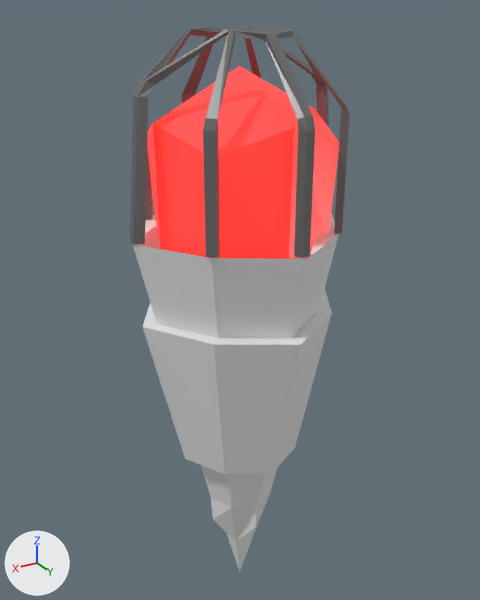
What one commit did to the Blender file Assets/Prefabs/Rooms/Torche.blend.
Before and after are seen from a camera (50 mm lens) standing at (3.44, 5.74, 4.75) and looking at (-0.11, -0.18, 1.79). The lights are fixed; the arrows at lower left show +X, +Y and +Z.
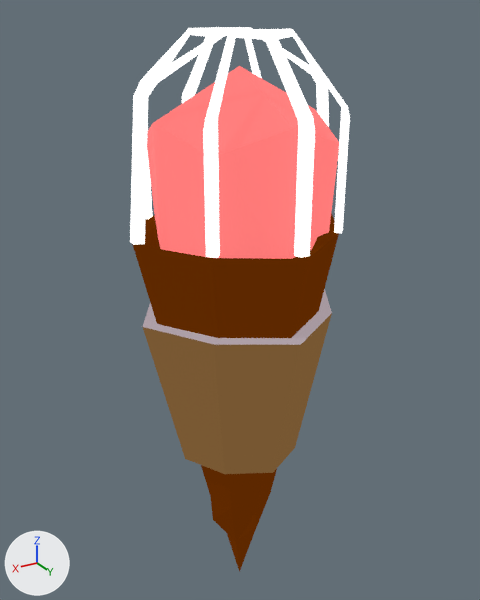
What differs and where, as boxes [x1, y1, x2, y2] in the pictures (480 x 600 px):
'Cube', surface changed
    both: [147, 66, 339, 259]
'Cube.002', recoloured (grey to brown)
    both: [143, 289, 332, 474]
'Cube.001', recoloured, surface changed (grey to brown)
    both: [132, 213, 339, 572]
'Cube.003', recoloured (grey to white)
    both: [130, 27, 350, 258]

What changed in the scene script:
```text
Add img_illuminage_png_001:
    img_illuminage_png_001 = load_image('Illuminage.png.001', 'Illuminage.png', 100, 100, 'sRGB')
Change mat_ember:
    remove # nodes: BsdfPrincipled, OutputMaterial
    remove # colours: brown #7c4347, black #180101
    nodes: BsdfDiffuse, Emission, MixShader x2, OutputMaterial, TexImage
    uses the picture img_illuminage_png_001
Change mat_cage:
    remove # nodes: BsdfPrincipled, OutputMaterial
    remove # colours: grey #7c7c7c
    nodes: BsdfDiffuse, Emission, MixShader x2, OutputMaterial
    colours: black #2b2728
Add mat_material_001:
    mat_material_001 = bpy.data.materials.new('Material.001')
    # uses the picture img_illuminage_png_001
Add mat_material:
    mat_material = bpy.data.materials.new('Material')
    # uses the picture img_illuminage_png_001
Change me_cube:
    where me_cube.from_pydata(...)  # 17 vertices, 12 faces; spans x -0.92..0.92, y -0.92..0.92, z -0.09..1.59
    used by ob_cube; location = (0.0, 0.0, 2.71)
    me_cube part 1: texture (UV) coordinates of 12 of 12 faces, centred in x -0.79..0.79, y -0.79..0.79, z 0.46..1.19, changed; they spanned u 0.5..0.88, v 0.0..1.0 and now span u 0.73..0.85, v 0.39..0.69
Change me_cube_001:
    where me_cube_001.from_pydata(...)  # 26 vertices, 24 faces; spans x -1.19..1.19, y -1.19..1.19, z -2.04..2.73
    used by ob_cube_001; location = (0.0, 0.0, 0.0)
    me_cube_001 part 2: texture (UV) coordinates of 24 of 24 faces, centred in x -0.65..0.65, y -0.65..0.65, z -1.42..1.95, changed; they spanned u 0.0..0.0, v 0.0..0.0 and now span u 0.92..0.92, v 0.38..0.38
    add me_cube_001.materials.append(mat_material)
Change me_cube_004:
    where me_cube_004.from_pydata(...)  # 32 vertices, 20 faces; spans x -0.39..0.39, y -0.39..0.39, z -1.0..1.0
    add me_cube_004.materials.append(mat_material_001)
```
